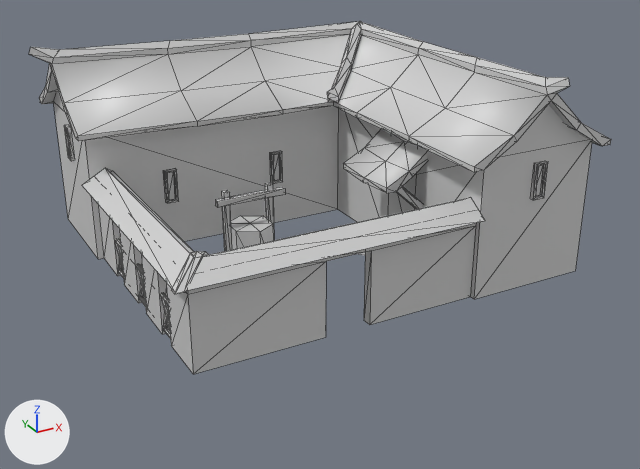
An edit to the COLLADA model art/meshes/structural/chin_house_a.dae, drawn before and after from the same camera.
One viewpoint serves both versions: a 50 mm lens placed at (-17.2, -32.3, 16.3), pointed at (-0.2, -1.3, 0.8). The axes (+X, +Y, +Z) are drawn at lower left. The lights are the same throughout. Mesh edges are drawn as thin lines. Where no turn or scale is listed for an object, it has been applied to the vertices.

Names of what the first picture shows: 'house_001'.
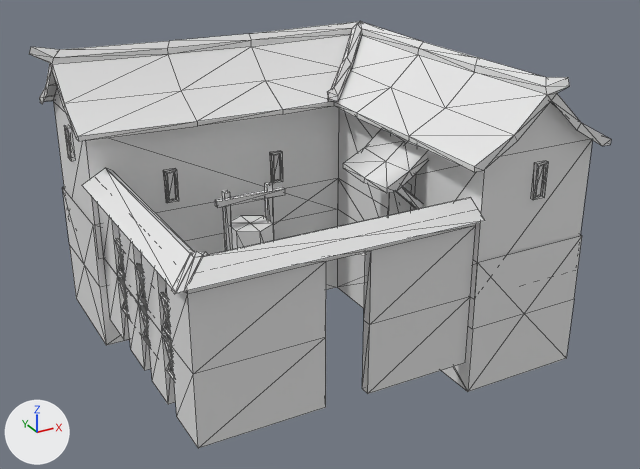
The newer file is also rescaled (x0.0234), turned or shifted as a whole; pictures and numbers use the older file's frame.

The edits, one by one:
me_house_mesh_mesh is used by ob_house_001; location (0.06, 0.0, 0.83).
me_house_mesh_mesh had 633 vertices, 870 faces and spanned x -10.3..9.2, y -9.6..8.8, z -1.9..8.0.
me_house_mesh_mesh now has 774 vertices, 1000 faces and spans x -10.3..9.2, y -9.6..8.8, z -5.0..8.0.
me_house_mesh_mesh part 1: the loose piece of 12 vertices spanning x -8.7..-8.6, y -6.0..0.6, z 0.7..0.8 is copied, and the copy is moved by (0.0, 0.0, -3.1); it spans x -8.7..-8.6, y -6.0..0.6, z -2.5..-2.3.
me_house_mesh_mesh part 2: the loose piece of 12 vertices spanning x -8.7..-8.6, y -6.0..0.6, z -0.7..-0.5 is copied, and the copy is moved by (0.0, 0.0, -0.4); it spans x -8.7..-8.6, y -6.0..0.6, z -1.1..-0.9.
me_house_mesh_mesh part 3: the loose piece of 12 vertices spanning x -8.7..-8.6, y -6.1..-4.8, z -0.7..0.8 is copied, and the copy is scaled about its middle by (-0.865, -0.986, -0.995), then moved by (0.0, 0.0, -1.8); it spans x -8.7..-8.6, y -6.1..-4.8, z -2.5..-1.0.
me_house_mesh_mesh part 4: the loose piece of 12 vertices spanning x -8.7..-8.6, y -3.3..-2.1, z -0.7..0.8 is copied, and the copy is moved by (0.0, 2.7, -1.8); it spans x -8.7..-8.6, y -0.7..0.6, z -2.4..-1.0.
me_house_mesh_mesh part 5: the loose piece of 12 vertices spanning x -8.7..-8.6, y -0.7..0.6, z -0.7..0.8 is copied, and the copy is moved by (0.0, -2.7, -1.8); it spans x -8.7..-8.6, y -3.3..-2.1, z -2.5..-1.0.
me_house_mesh_mesh part 6: a new loose piece of 45 vertices spanning x -9.1..8.2, y -8.3..7.6, z -5.0..0.8.
Part 7, on me_house_mesh_mesh:
30 vertices are removed from x -8.3..8.3, y -7.6..7.9, z 2.7..7.0.
137 faces are deleted.
24 vertices move within x -8.7..-8.6, y -6.0..0.6, z -0.6..0.8.
4 vertices are added at (2.7, -3.8, -0.7), (2.7, -3.8, 2.5), (2.7, -2.2, 2.5), (2.7, -2.2, -0.7).
22 new vertices lie (0.0, 0.0, -3.0) away from vertices in x -8.8..2.8, y -8.0..2.4, z -0.8.
100 new faces join them.
me_house_mesh_mesh part 8: 739 faces spanning x -10.3..9.2, y -9.6..8.8, z -1.9..8.0 switch from mat_material_001 (light grey #d1d1d1) to no material.

Boxes (x1, y1, x2, y2) around the edits, measured in the pictures (640 x 469 px; the box of a moved part takes in the faces that stretch with it):
'house_001', reshaped (21% taller)
    before: (29, 21, 611, 374)
    after: (29, 21, 611, 448)
part 1 of me_house_mesh_mesh, added
    after: (122, 308, 174, 381)
part 2 of me_house_mesh_mesh, added
    after: (120, 279, 171, 348)
part 3 of me_house_mesh_mesh, added
    after: (165, 341, 173, 370)
part 4 of me_house_mesh_mesh, added
    after: (120, 283, 127, 307)
part 5 of me_house_mesh_mesh, added
    after: (141, 310, 149, 339)
part 6 of me_house_mesh_mesh, added
    after: (62, 178, 582, 392)
part 7 of me_house_mesh_mesh, moved or reshaped
    before: (43, 70, 601, 328)
    after: (82, 168, 483, 448)
part 8 of me_house_mesh_mesh, recoloured (grey to white)
    both: (29, 21, 611, 374)
